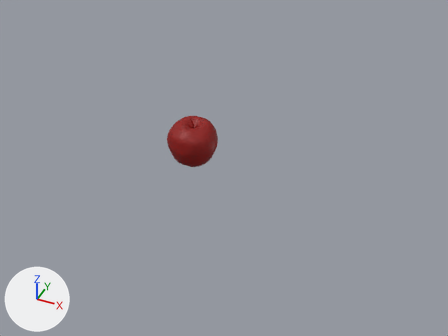
An edit to the Blender file cgboost-apple/apple-scene.blend, drawn before and after from the same camera.
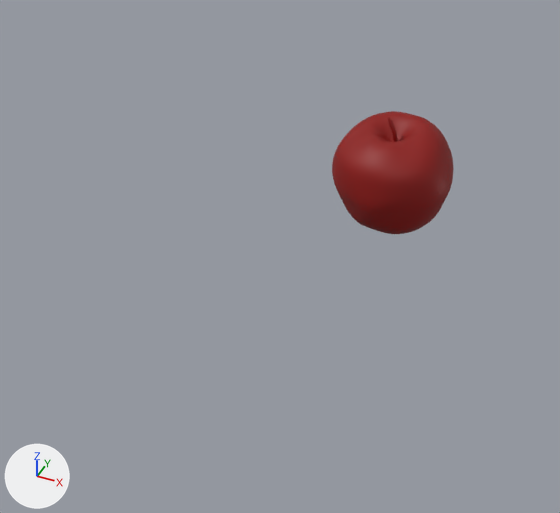
There are two pictures of each version: one from the file's camera 'Camera', one close up on the part from 6% to 59% of the width and 21% to 84% of the height. The lights are fixed; the arrows at lower left show +X, +Y and +Z.

Objects in the first close-up: 'Apple'.
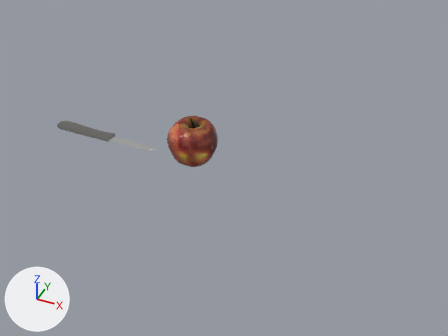
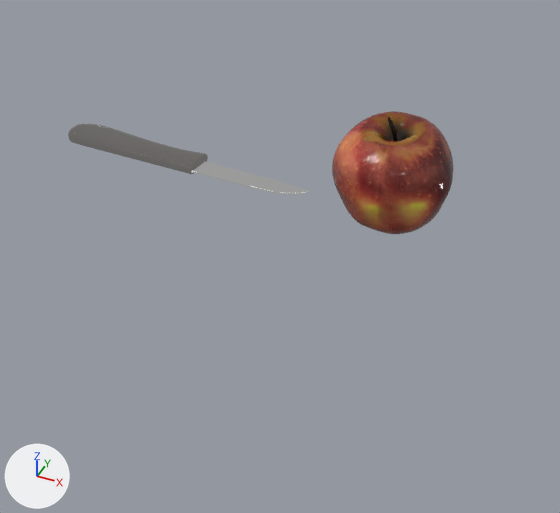
Commit message: Catchup on cgboost apple

What differs and where, as boxes [x1, y1, x2, y2] in the close-ups (560 x 513 px):
```json
{"object": "Apple", "change": "surface changed", "before": [332, 111, 453, 234], "after": [332, 111, 453, 234], "on screen": "red to brown"}
{"object": "Handle", "change": "shown", "after": [68, 123, 208, 174]}
{"object": "Blade", "change": "now drawn", "after": [191, 162, 308, 195]}
```

Edits to the scene script, one JSON object a line:
```json
{"op": "add", "block": "img_knife_paint", "code": ["img_knife_paint = load_image('knife-paint', '_unpacked/knife-paint', 2048, 2048, 'sRGB')"]}
{"op": "add", "block": "img_apple_paint", "code": ["img_apple_paint = load_image('apple_paint', 'apple_paint.png', 2048, 2048, 'sRGB')"]}
{"block": "mat_apple", "change": "nodes: BsdfPrincipled, OutputMaterial"}
{"block": "mat_apple", "change": "colours: red #8f0700"}
{"block": "mat_apple", "change": "nodes: BsdfPrincipled, Bump, OutputMaterial, TexImage, ValToRGB"}
{"block": "mat_apple", "change": "colours: dark grey #565656, white #ffffff"}
{"block": "mat_apple", "change": "uses the picture img_apple_paint"}
{"op": "add", "block": "mat_knife_handle", "code": ["mat_knife_handle = bpy.data.materials.new('knife handle')", "# colours: dark grey #5e5e5e, dark grey #565656, white #ffffff", "# uses the picture img_knife_paint"]}
{"block": "me_cube", "where": "me_cube.from_pydata(...)  # 72 vertices, 70 faces; spans x -0.511..0.5, y -0.041..0.041, z -0.084..0.135"}
{"op": "add", "block": "me_cube", "code": "me_cube.materials.append(mat_knife_handle)"}
{"op": "set", "path": "ob_handle.location", "old": "(0.0, 0.0, 0.0)", "new": "(-1.899, 0.0, 0.045)"}
{"op": "set", "path": "ob_handle.rotation_euler", "old": "(3.142, 0.0, 0.0)", "new": "(4.712, 0.0, 0.0)", "note": "degrees (180, 0, 0) -> degrees (270, 0, 0)"}
{"op": "remove", "block": "ob_handle", "code": "ob_handle.hide_set(True)"}
```
